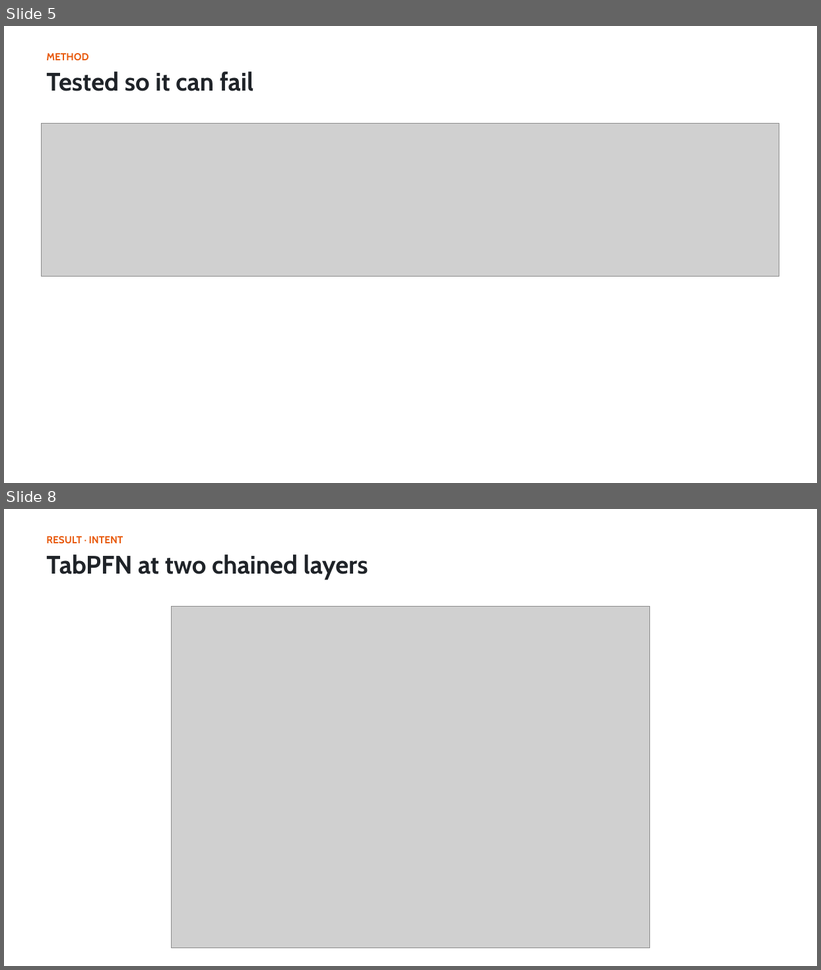
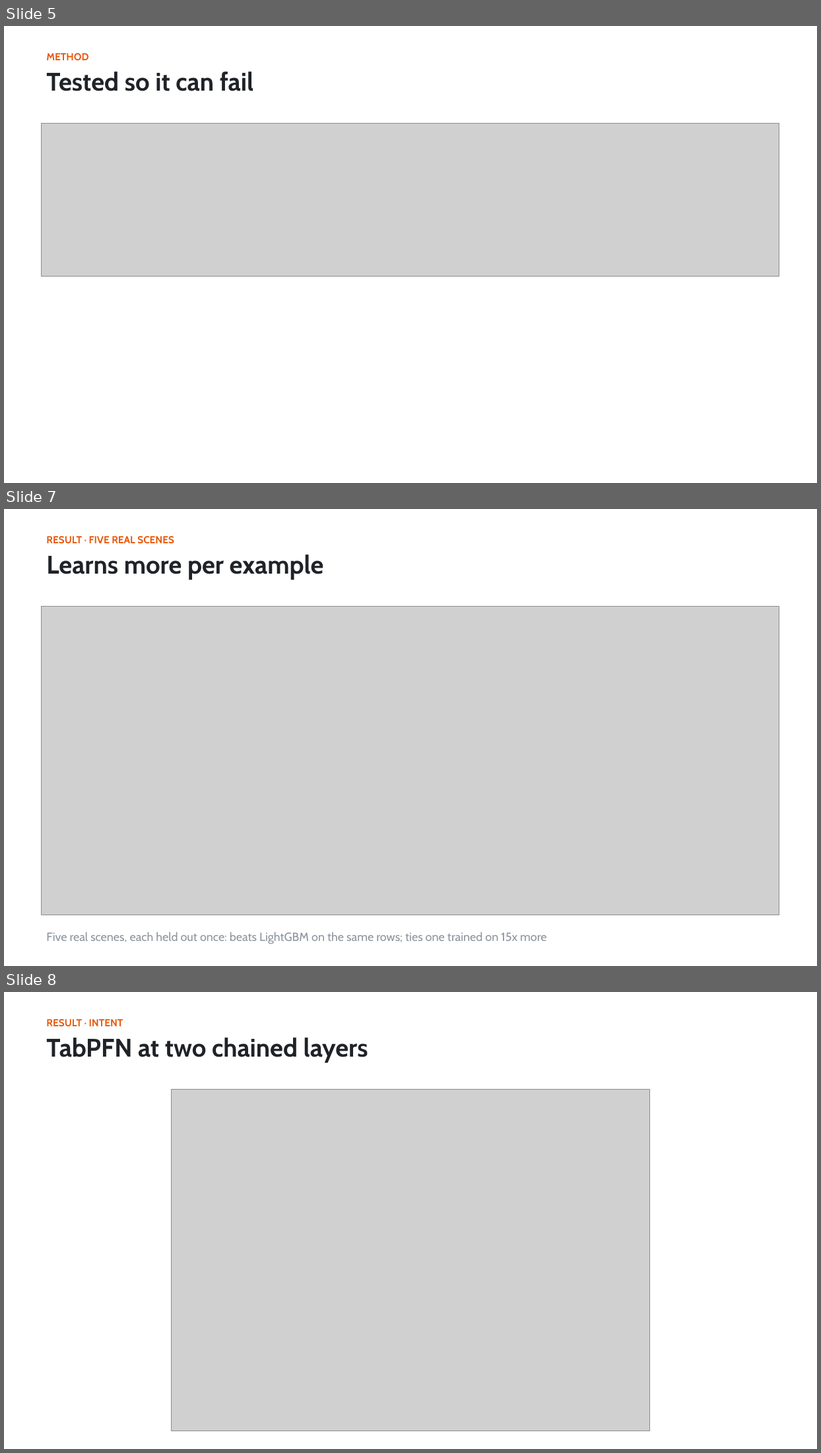
Before and after one commit to shiinalight/Foresight, a slide deck: deck/Foresight.pptx. Shown one above the other, each under a label of ours: slides 5 and 8 before the commit, slides 5, 7 and 8 after it; the slides between them are not shown. The pictures are 821x970 and 821x1453 pixels, drawn with LibreOffice and Linux fonts; fonts in the diff are those of the drawing; grey boxes stand for pictures. Boxes give left, top, right and bottom in pixels: in the first picture for what was removed or moved away, otherwise in the second. Text is boxed around its words. In the diff, an @@ line names an element or a change of style, - is before the commit and + after.

```diff
--- a/deck/Foresight.pptx
+++ b/deck/Foresight.pptx
@@ slide 7 added at (4, 509, 817, 966), background #FFFFFF @@
@@ text added at (46, 536, 174, 544), 12 pt, text #E8590C, bold @@
+RESULT · FIVE REAL SCENES
@@ text added at (46, 555, 324, 580), 30 pt, text #1F2328, bold @@
+Learns more per example
@@ picture added at (42, 607, 780, 916) @@
@@ text added at (46, 932, 547, 945), 14 pt, text #8B949E @@
+Five real scenes, each held out once: beats LightGBM on the same rows; ties one trained on 15x more
```
Also in this commit, not shown: 3 slides changed, 1 slide removed, 2 other files.
